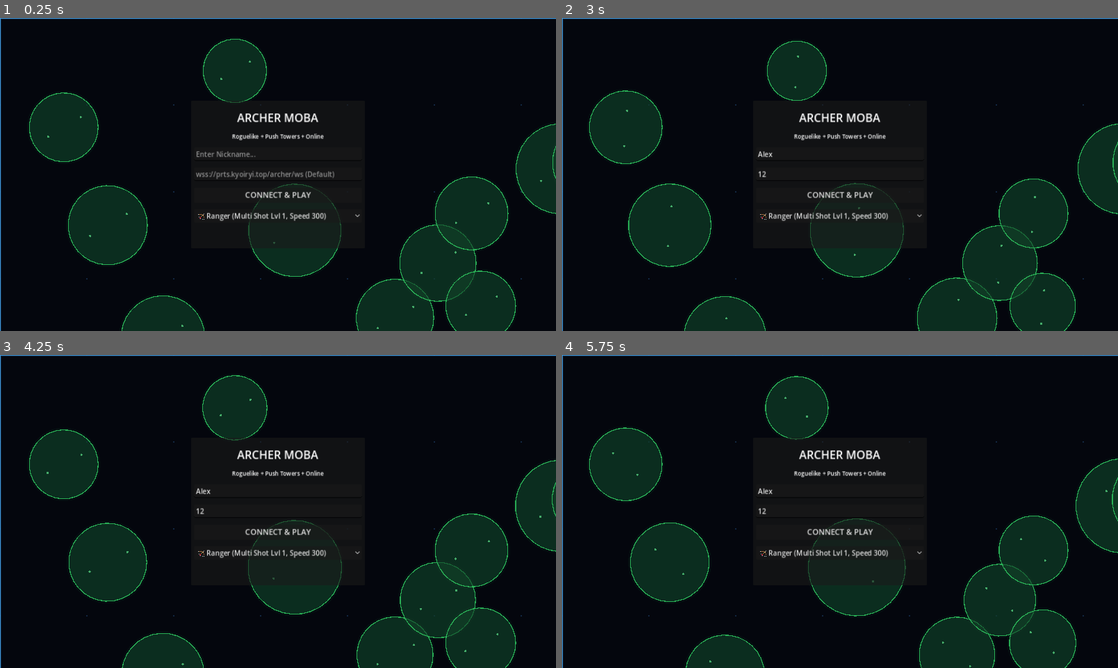
Above: before the commit, frames 1-4 (two rows, left to right).
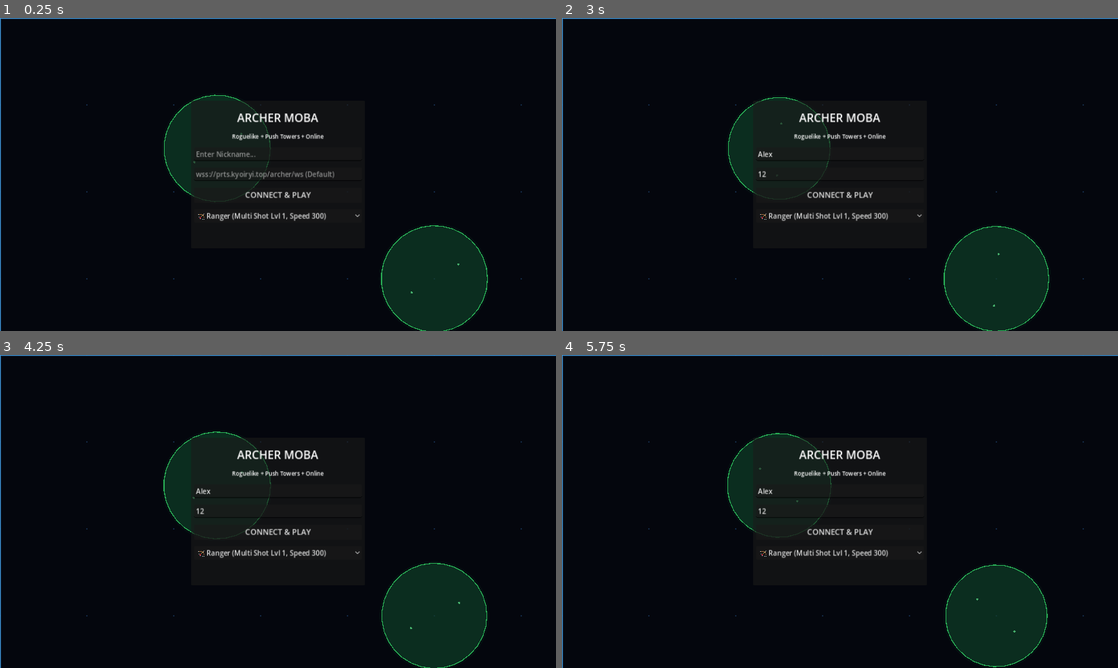
Above: after the commit, the same moments.

Repository: KYoiRyi/partygame-archer
Game: Godot game, scene res://Main.tscn
Same seed, same stepped clock (60 frames per second), same inputs: the game is played once before the commit and once after it.
Inputs (mouse positions are in pixels of both pictures, inside the frame that each line leads up to):
- Up to frame 1 (0.25 s): no input
- Up to frame 2 (3 s): click (840, 155) at 0.52 s; type "Alex" at 0.6 s; click (840, 174) at 0.75 s; type "12" at 0.83 s; tap Enter at 1.25 s; move the mouse to (962, 158) at 1.27 s; hold D 1.28-2 s; hold Enter 1.28-2 s; click (962, 158) at 1.42 s; tap Space at 1.52 s; drag from (728, 190) to (812, 237) at 2.02 s; move the mouse to (895, 105) at 2.77 s; hold D from 2.78 s (still down); hold Enter from 2.78 s (still down)
- Up to frame 3 (4.25 s): release D at 3.5 s; release Enter at 3.5 s; drag from (250, 574) to (111, 464) at 3.52 s
- Up to frame 4 (5.75 s): move the mouse to (1006, 558) at 4.27 s; hold A 4.28-5 s; hold Enter 4.28-5 s; tap Space at 4.52 s; drag from (673, 464) to (756, 433) at 5.02 s

The runs differ from the first frame. In frame 1, 17% of the frame differs, in the area x 5-100%, y 6-100%; in frame 2, 17%; in frame 3, 17%; in frame 4, 17%, in the area x 4-100%, y 6-100%.

Commit message:
Fix map clutter: Use fixed symmetric positions for grass and crates

Diff:
--- a/client/Main.gd
+++ b/client/Main.gd
@@ -132,14 +132,18 @@
 	$UI/HUD.add_child(joystick_draw_node)
 	joystick_draw_node.draw.connect(_on_joystick_draw)
 
-	# Generate some decorative grass/stealth bushes
-	randomize()
-	for i in range(40):
+	# Generate fixed symmetric grass/stealth bushes for a clear, readable map
+	var fixed_bushes = [
+		Vector2(500, 300), Vector2(500, 900),       # Left side top/bottom
+		Vector2(2500, 300), Vector2(2500, 900),     # Right side top/bottom
+		Vector2(1000, 600), Vector2(2000, 600),     # Mid left/right
+		Vector2(1500, 150), Vector2(1500, 1050)     # Center top/bottom
+	]
+	for pos in fixed_bushes:
 		grass_bushes.append({
-			"pos": Vector2(randf_range(100, 2900), randf_range(100, 1100)),
-			"radius": randf_range(70, 110)
+			"pos": pos,
+			"radius": 120.0
 		})
-
 	# Dash Button for Mobile & UI
 	var dash_btn = Button.new()
 	dash_btn.name = "DashButton"
Not shown, changed: dist/index.html
Not shown, changed: dist/index.pck
Not shown, changed: server/room.go
